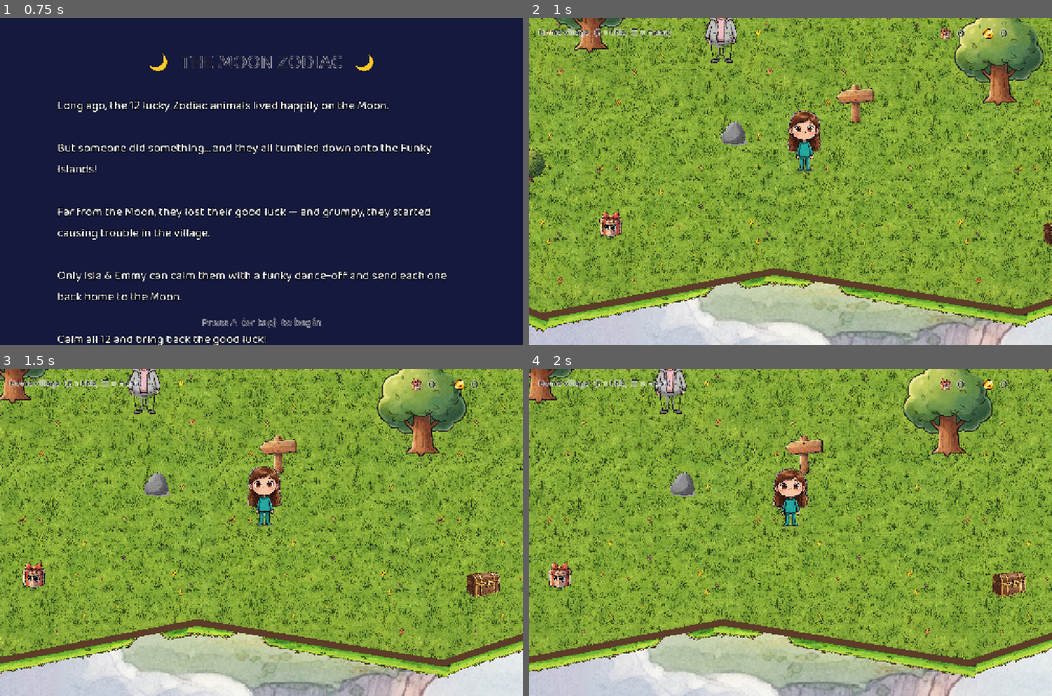
Above: before the commit, frames 1-4 (two rows, left to right).
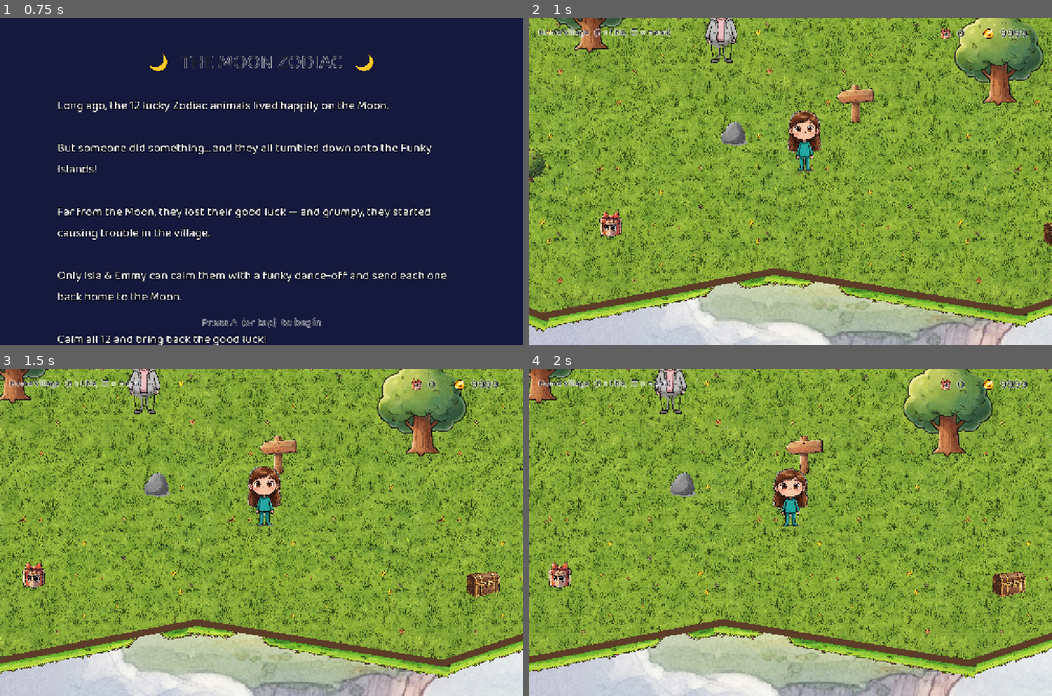
Above: after the commit, the same moments.

Repository: andyfreed/isla-emmy-deck
Game: Godot game, scene res://main.tscn
The game is run twice, just before and just after one commit, with the same random seed, the same clock (stepped at 60 frames per second) and the same inputs.
Inputs (mouse positions are in pixels of both pictures, inside the frame that each line leads up to):
- Up to frame 1 (0.75 s): tap A at 0.5 s; move the mouse to (376, 165) at 0.52 s; hold Right (ui_right) from 0.53 s (still down); click (376, 165) at 0.67 s
- Up to frame 2 (1 s): keep holding Right (ui_right); tap Enter (ui_accept) at 0.77 s
- Up to frame 3 (1.5 s): release Right (ui_right) at 1.25 s; drag from (156, 548) to (235, 597) at 1.27 s
- Up to frame 4 (2 s): no input

Frame 1 is identical in both runs. In frame 2, 0.1% of the frame differs, in the area x 34-96%, y 3-13%; in frame 3, 0.1%, in the area x 25-96%, y 2-13%; in frame 4, 0.1%.

Commit message:
Battle-card text fits, speech bubbles w/ bye, donut/cinnamon heals, solid pants, gold star coin text, 9999 test gold
- card hand: name + strip labels optically centered for Baloo 2 (they sat
  low / spilled below the strip); real card_<sign>.png illustrations
  auto-wire from assets/cards/ when the art lands (emoji until then)
- heal moves renamed: Isla 'Donut Party', Emmy 'Cinnamon Roll'; store row
  'Bigger Snacks' -> 'Extra Frosting' (the girls' official health foods)
- NPC dialogue: comic speech bubble over the speaker (slides aside +
  dynamic tail when the camera would park it on her face), A = more,
  B = bye (B only quits to title when no conversation is open), auto-
  closes when you walk away; no more center-screen popup loop
- grandma.png ships semi-transparent pants (alpha 0.4-0.7, measured);
  runtime shader lifts interior alpha to solid, soft edges kept, no-op
  once art re-exports opaque
- every 🪙 in text -> ⭐ (Deck renders the coin emoji silver); popups
  cleared when a menu opens (greeting bled through the store menu)
- TEMP: session gold starts at 9999 for testing (Andy's call)

Co-Authored-By: Claude Fable 5 <noreply@anthropic.com>
Claude-Session: https://claude.ai/code/session_01Pj6rLv3ZB9ibZXavBU1qyt

Diff:
--- a/scripts/battle.gd
+++ b/scripts/battle.gd
@@ -94,14 +94,14 @@
 	isla["moves"] = [
 		{"name": "Star Slash", "sign": "rat", "power": 11 + ab, "hits": 1, "kind": "attack"},
 		{"name": "Nibble Flurry", "sign": "rat", "power": 5 + ab, "hits": 3, "kind": "attack"},
-		{"name": "Snack Share", "sign": "rat", "power": 16 + hb, "hits": 1, "kind": "heal"},
+		{"name": "Donut Party", "sign": "rat", "power": 16 + hb, "hits": 1, "kind": "heal"},
 	]
 	var emmy := _make_combatant("Emmy", "monkey", 52, true,
 		"res://assets/emmy.png", Vector2(1115, 500), 180.0, true)
 	emmy["moves"] = [
 		{"name": "Star Slash", "sign": "monkey", "power": 11 + ab, "hits": 1, "kind": "attack"},
 		{"name": "Silly Dance", "sign": "monkey", "power": 9 + ab, "hits": 1, "kind": "attack"},
-		{"name": "Snack Share", "sign": "monkey", "power": 16 + hb, "hits": 1, "kind": "heal"},
+		{"name": "Cinnamon Roll", "sign": "monkey", "power": 16 + hb, "hits": 1, "kind": "heal"},
 	]
 	sisters = [isla, emmy]
 	# status bars live bottom-RIGHT under the sisters — the card hand owns the
@@ -336,7 +336,7 @@
 		var reward := 6 + randi() % 5
 		Globals.gold += reward
 		Globals.play_sfx("coin")
-		msg.text = "Calmed and home to the Moon!  +%d gold 🪙" % reward
+		msg.text = "Calmed and home to the Moon!  +%d gold ⭐" % reward
 		await get_tree().create_timer(1.0).timeout
 	else:
 		msg.add_theme_color_override("font_color", Color(1, 0.7, 0.7))
@@ -415,18 +415,32 @@
 		nm.add_theme_font_size_override("font_size", fs)
 		nm.add_theme_color_override("font_color", ink)
 		nm.vertical_alignment = VERTICAL_ALIGNMENT_CENTER
-		nm.position = Vector2(0, 24)
+		# Baloo 2 reserves a tall ascent, so centered glyphs sit optically low —
+		# both text boxes ride a few px above their painted rects on purpose
+		nm.position = Vector2(0, 19)
 		nm.size = Vector2(cw, 30)
 		nm.horizontal_alignment = HORIZONTAL_ALIGNMENT_CENTER
 		card.add_child(nm)
 
-		var art := Label.new()  # art window ≈ y210-675 @600px (real illustrations later)
-		art.text = SIGN_EMOJI.get(m["sign"], "✨")
-		art.add_theme_font_size_override("font_size", 78)
-		art.position = Vector2(0, 95)
-		art.size = Vector2(cw, 105)
-		art.horizontal_alignment = HORIZONTAL_ALIGNMENT_CENTER
-		card.add_child(art)
+		# art window ≈ x95-505 / y210-675 @600x840 → local /3. Real zodiac
+		# illustrations drop in automatically once delivered; emoji until then.
+		var art_path := "res://assets/cards/card_%s.png" % str(m["sign"])
+		if ResourceLoader.exists(art_path):
+			var artt := TextureRect.new()
+			artt.texture = load(art_path)
+			artt.expand_mode = TextureRect.EXPAND_IGNORE_SIZE
+			artt.stretch_mode = TextureRect.STRETCH_KEEP_ASPECT_CENTERED
+			artt.position = Vector2(32, 70)
+			artt.size = Vector2(136, 155)
+			card.add_child(artt)
+		else:
+			var art := Label.new()
+			art.text = SIGN_EMOJI.get(m["sign"], "✨")
+			art.add_theme_font_size_override("font_size", 78)
+			art.position = Vector2(0, 95)
+			art.size = Vector2(cw, 105)
+			art.horizontal_alignment = HORIZONTAL_ALIGNMENT_CENTER
+			card.add_child(art)
 
 		var sign_l := Label.new()
 		sign_l.text = str(m["sign"]).to_upper()
@@ -447,9 +461,11 @@
 			info.text = "power %d" % int(m["power"])
 		info.add_theme_font_size_override("font_size", 19)
 		info.add_theme_color_override("font_color", ink)
-		info.position = Vector2(0, 236)   # card v2 bottom strip ≈ y712-785 @600px
-		info.size = Vector2(cw, 26)
+		# strip inner ≈ y712-785 @600px → local 237-262 (nudged up, see above)
+		info.position = Vector2(0, 231)
+		info.size = Vector2(cw, 25)
 		info.horizontal_alignment = HORIZONTAL_ALIGNMENT_CENTER
+		info.vertical_alignment = VERTICAL_ALIGNMENT_CENTER
 		card.add_child(info)
 	deal_cards = false
 
--- a/scripts/globals.gd
+++ b/scripts/globals.gd
@@ -5,7 +5,7 @@
 
 # currency + store upgrades (session-persistent; save file later)
 # GOLD (Emmy's decision): earned by defeating enemies + finding chests
-var gold: int = 0
+var gold: int = 9999   # TEMP unlimited testing money (Andy, 2026-08-29) — return to 0 for release
 var presents: int = 0
 var atk_bonus: int = 0      # added to attack-card power
 var heal_bonus: int = 0     # added to heal-card power
--- a/scripts/main.gd
+++ b/scripts/main.gd
@@ -38,6 +38,9 @@
 var llama_park_pos := Vector2(2350, 1120)   # This Guy waits outside Grandpa's store
 var llama_node: Sprite2D                    # parked llama (null while ridden / not adopted)
 var mounted: bool = false
+var talking: bool = false                   # NPC speech bubble open (A = more, B = bye)
+var talk_bubble: Node2D
+var talk_anchor := Vector2.ZERO             # world point the bubble hovers over
 
 # store interior — one fixed screen-sized room, built lazily far east of the island.
 # Camera limits clamp to the room so it plays as a single non-scrolling screen.
@@ -114,9 +117,15 @@
 	if args.has("--llama"):   # hop straight onto This Guy (doesn't save the unlock)
 		Globals.mount_unlocked = true
 		_mount_llama()
+	if args.has("--talk"):   # open Grandma's speech bubble for layout shots
+		player.position = grandma_pos + Vector2(20, 135)
+		camera.reset_smoothing()
+		_grandma_talk()
 	var shot_delay := 1.2
 	if args.has("--shop"):
 		await _enter_shop()
+		if args.has("--menu"):
+			_open_menu("store")
 	elif args.has("--ride"):
 		_start_balloon_ride()   # runs its own flashes; the shot lands mid-flight
 	elif args.has("--battle"):
@@ -220,6 +229,8 @@
 	elif state == "play":
 		if event is InputEventJoypadButton and (event as InputEventJoypadButton).pressed \
 				and (event as InputEventJoypadButton).button_index == JOY_BUTTON_B:
+			if talking:   # B says bye first; only a second B leaves to the title
+				_end_talk(); return
 			_reset_to_select(); return
 		if _a_pressed(event) or _pointer_pos(event).x >= 0.0:
 			_interact()
@@ -265,6 +276,8 @@
 	ride_puffs.clear()
 	mounted = false
 	llama_node = null
+	talking = false
+	talk_bubble = null
 
 	_build_island_poly()
 
@@ -358,6 +371,7 @@
 	# villagers: Grandma Diane out for a stroll near the well
 	var grandma := _make_sprite("res://assets/npcs/grandma.png", grandma_pos, 275.0)
 	grandma.offset.y += 104.0   # art leaves empty canvas below her feet
+	grandma.material = _solid_material()   # her art's pants are semi-transparent
 	world.add_child(grandma)
 	_add_obstacle(grandma_pos, Vector2(46, 20))
 	if Globals.mount_unlocked:   # This Guy waits out front of Grandpa's store
@@ -463,6 +477,11 @@
 		if popup_t <= 0.0:
 			popup_label.text = ""
 
+	if talking:
+		_position_bubble()   # tracks the smoothed camera every frame
+		if player.position.distance_to(grandma_pos) > 200.0:
+			_end_talk()
+
 	if riding:   # scroll the parallax sky + bob the balloon (runs under the flight timer)
 		ride_t += delta
 		for layer in ride_layers:
@@ -559,7 +578,7 @@
 			var loot := 4 + randi() % 4
 			Globals.gold += loot
 			_update_hud_counts()
-			_popup("Treasure!  +%d gold 🪙" % loot)
+			_popup("Treasure!  +%d gold ⭐" % loot)
 
 	# interaction prompt
 	interact_target = ""
@@ -574,7 +593,8 @@
 	elif player.position.distance_to(balloon_pos) < 180.0:
 		interact_target = "balloon"; ptxt = "Ⓐ  Launch Balloon"
 	elif player.position.distance_to(grandma_pos) < 140.0:
-		interact_target = "grandma"; ptxt = "Ⓐ  Talk to Grandma Diane"
+		interact_target = "grandma"
+		ptxt = "Ⓐ  more      Ⓑ  bye 👋" if talking else "Ⓐ  Talk to Grandma Diane"
 	elif not mounted and is_instance_valid(llama_node) \
 			and player.position.distance_to(llama_node.position) < 150.0:
 		interact_target = "this_guy"; ptxt = "Ⓐ  Ride This Guy 🦙"
@@ -906,8 +926,91 @@
 				grandma_lines.append(t)
 		if grandma_lines.is_empty():
 			grandma_lines.append("Hello my darlings! 💛")
-	_popup("Grandma Diane:  %s" % grandma_lines[grandma_line_i % grandma_lines.size()])
+	talking = true
+	talk_anchor = grandma_pos + Vector2(0, -245)   # just above her head
+	_show_bubble(grandma_lines[grandma_line_i % grandma_lines.size()])
 	grandma_line_i += 1
+
+
+## Comic speech bubble in the HUD, hovering over talk_anchor (world space).
+## Rebuilt per line; _position_bubble keeps it glued to the smoothed camera.
+func _show_bubble(text: String) -> void:
+	if is_instance_valid(talk_bubble):
+		talk_bubble.queue_free()
+	talk_bubble = Node2D.new()
+	var fs := 24
+	var fnt := popup_label.get_theme_font("font")
+	var ms := fnt.get_multiline_string_size(text, HORIZONTAL_ALIGNMENT_CENTER, 430.0, fs)
+	var w := minf(ms.x, 430.0) + 36.0
+	var h := ms.y + 20.0
+	var panel := Panel.new()
+	var style := StyleBoxFlat.new()
+	style.bg_color = Color(1.0, 0.99, 0.94)
+	style.border_color = Color(0.25, 0.20, 0.30)
+	style.set_border_width_all(3)
+	style.set_corner_radius_all(14)
+	panel.add_theme_stylebox_override("panel", style)
+	panel.position = Vector2(-w * 0.5, -h - 16.0)
+	panel.size = Vector2(w, h)
+	talk_bubble.add_child(panel)
+	var tail := Polygon2D.new()   # border wedge with the fill wedge on top;
+	tail.color = style.border_color   # _position_bubble aims both at the speaker
+	talk_bubble.add_child(tail)
+	talk_bubble.set_meta("tail", tail)
+	var tail_fill := Polygon2D.new()
+	tail_fill.color = style.bg_color
+	talk_bubble.add_child(tail_fill)
+	talk_bubble.set_meta("tail_fill", tail_fill)
+	var l := Label.new()
+	l.text = text
+	l.add_theme_font_size_override("font_size", fs)
+	l.add_theme_color_override("font_color", Color(0.16, 0.13, 0.22))
+	l.autowrap_mode = TextServer.AUTOWRAP_WORD_SMART
+	l.horizontal_alignment = HORIZONTAL_ALIGNMENT_CENTER
+	l.vertical_alignment = VERTICAL_ALIGNMENT_CENTER
+	l.position = panel.position + Vector2(18, 6)
+	l.size = Vector2(w - 36.0, h - 12.0)
+	talk_bubble.add_child(l)
+	talk_bubble.set_meta("h", h + 22.0)
+	hud.add_child(talk_bubble)
+	_position_bubble()
+
+
+func _position_bubble() -> void:
+	if not is_instance_valid(talk_bubble):
+		return
+	var a: Vector2 = get_viewport().get_canvas_transform() * talk_anchor
+	var p := a
+	p.x = clampf(p.x, 250.0, SCREEN.x - 250.0)   # whole bubble stays on screen
+	p.y = clampf(p.y, float(talk_bubble.get_meta("h")) + 24.0, SCREEN.y - 30.0)
+	if p.y - a.y > 40.0:   # clamp would park it on the speaker's face — slide aside
+		p.x = clampf(a.x + 265.0, 250.0, SCREEN.x - 250.0)
+	talk_bubble.position = p
+	var tip := (a - p).limit_length(120.0)   # tail keeps pointing at the speaker
+	tip.y = maxf(tip.y, 2.0)
+	(talk_bubble.get_meta("tail") as Polygon2D).polygon = PackedVector2Array(
+			[Vector2(-13, -19), Vector2(13, -19), tip])
+	(talk_bubble.get_meta("tail_fill") as Polygon2D).polygon = PackedVector2Array(
+			[Vector2(-8, -20), Vector2(8, -20), tip * 0.8 - Vector2(0, 4)])
+
+
+func _end_talk() -> void:
+	talking = false
+	if is_instance_valid(talk_bubble):
+		talk_bubble.queue_free()
+	talk_bubble = null
+
+
+## The delivered grandma art paints garment interiors semi-transparent (pants
+## ~40-70% alpha — grass showed through). Lift interior alpha to solid; soft
+## anti-aliased edges below the threshold keep their softness. Harmless no-op
+## once the art side re-exports with opaque interiors.
+func _solid_material() -> ShaderMaterial:
+	var sh := Shader.new()
+	sh.code = "shader_type canvas_item;\nvoid fragment() {\n\tif (COLOR.a > 0.30) {\n\t\tCOLOR.a = min(1.0, COLOR.a * 2.2);\n\t}\n}\n"
+	var mat := ShaderMaterial.new()
+	mat.shader = sh
+	return mat
 
 
 ## This Guy — the girls' pink llama plush as an adoptable mount (bought from
@@ -984,6 +1087,7 @@
 
 # ---------------------------------------------------------------- battle
 func _start_battle() -> void:
+	_end_talk()
 	state = "battle"
 	_play_battle_music()
 	await _flash_to_white()
@@ -1054,6 +1158,9 @@
 	menu_open = true
 	menu_mode = mode
 	menu_cursor = 0
+	if popup_label:   # a lingering popup would bleed through the menu dim
+		popup_label.text = ""
+		popup_t = 0.0
 	_build_menu_items()
 
 	menu_layer = CanvasLayer.new()
@@ -1091,12 +1198,12 @@
 func _build_menu_items() -> void:
 	if menu_mode == "store":
 		menu_items = [
-			"Sharpen Star Sword  (+2 atk)  — %d 🪙   [Lv %d]" % [_sword_cost(), Globals.sword_level],
-			"Bigger Snacks  (+4 heal)  — %d 🪙" % _snack_cost(),
+			"Sharpen Star Sword  (+2 atk)  — %d ⭐   [Lv %d]" % [_sword_cost(), Globals.sword_level],
+			"Extra Frosting  (+4 heal)  — %d ⭐" % _snack_cost(),
 		]
 		if not Globals.mount_unlocked:
-			menu_items.append("Adopt This Guy the llama  (rideable!)  — %d 🪙" % MOUNT_COST)
-		menu_items.append("Leave     (you have %d 🪙)" % Globals.gold)
+			menu_items.append("Adopt This Guy the llama  (rideable!)  — %d ⭐" % MOUNT_COST)
+		menu_items.append("Leave     (you have %d ⭐)" % Globals.gold)
 	elif menu_mode == "settings":
 		menu_items = [
 			"Game Music     %s" % _slider_bar(Globals.music_volume),
@@ -1171,15 +1278,15 @@
 				Globals.play_sfx("coin")
 				_popup("Star Sword sharpened! ⚔ attack +2")
 			else:
-				_popup("Not enough gold! Calm creatures & find chests 🪙")
-		elif pick.begins_with("Bigger"):
+				_popup("Not enough gold! Calm creatures & find chests ⭐")
+		elif pick.begins_with("Extra"):
 			if Globals.gold >= _snack_cost():
 				Globals.gold -= _snack_cost()
 				Globals.heal_bonus += 4
 				Globals.play_sfx("coin")
-				_popup("Snacks upgraded! 🍪 heal +4")
+				_popup("Extra frosting! 🍩 donuts & cinnamon rolls heal +4")
 			else:
-				_popup("Not enough gold! Calm creatures & find chests 🪙")
+				_popup("Not enough gold! Calm creatures & find chests ⭐")
 		elif pick.begins_with("Adopt"):
 			if Globals.gold >= MOUNT_COST:
 				Globals.gold -= MOUNT_COST
@@ -1188,7 +1295,7 @@
 				_spawn_llama(llama_park_pos)
 				_popup("This Guy is yours! He's waiting outside 🦙🌈")
 			else:
-				_popup("Not enough gold! Calm creatures & find chests 🪙")
+				_popup("Not enough gold! Calm creatures & find chests ⭐")
 		if not pick.begins_with("Leave"):
 			_build_menu_items()
 			menu_cursor = mini(menu_cursor, menu_items.size() - 1)
Not shown, removed: mac/Isla & Emmy.app/Contents/CodeResources
Not shown, removed: mac/Isla & Emmy.app/Contents/Info.plist
Not shown, removed: mac/Isla & Emmy.app/Contents/MacOS/launcher
Not shown, removed: mac/Isla & Emmy.app/Contents/Resources/icon.icns
Not shown, removed: mac/Isla & Emmy.app/Contents/Resources/launch.sh
Not shown, removed: mac/Isla & Emmy.app/Contents/_CodeSignature/CodeResources
Not shown, changed: scripts/pull-art.sh
